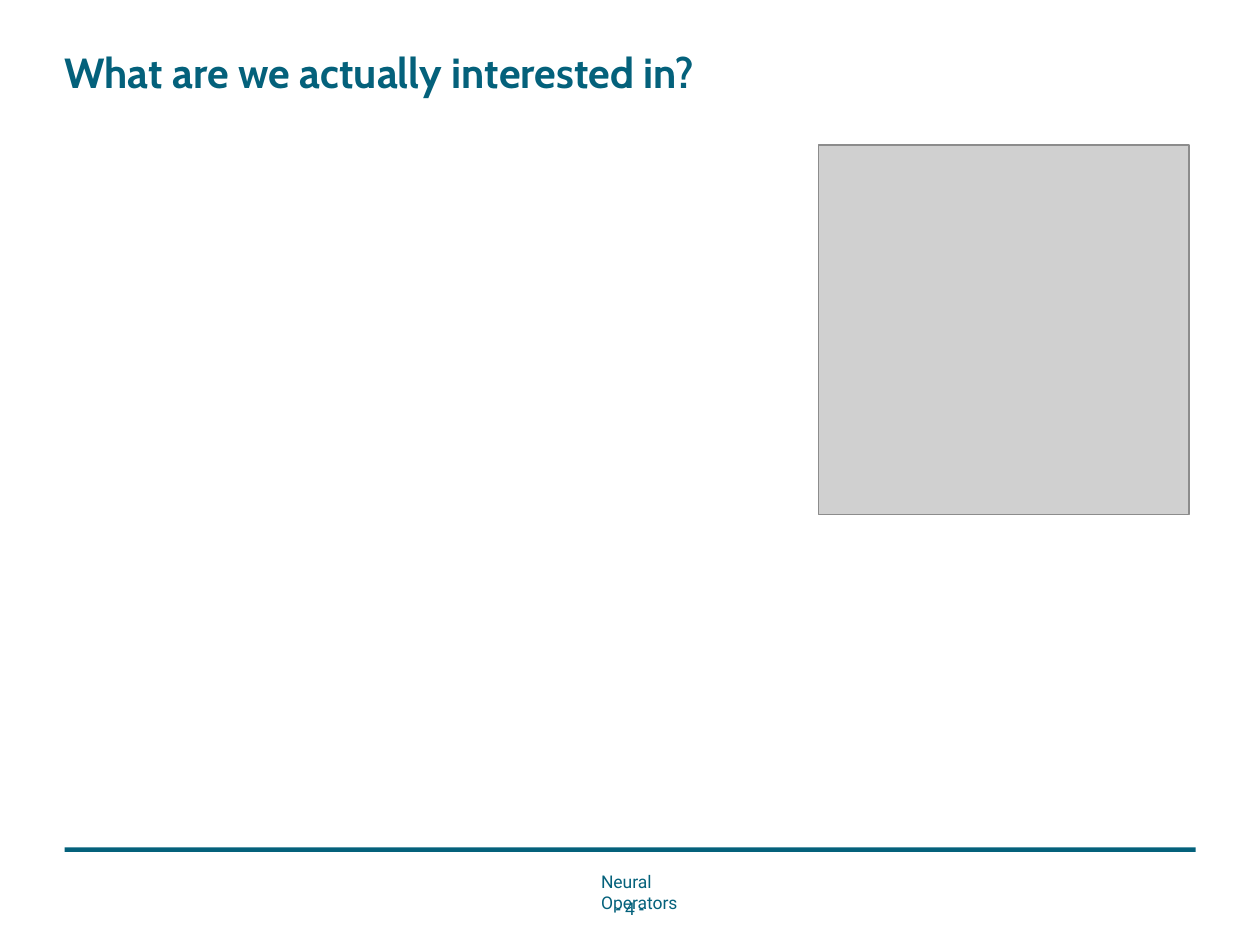
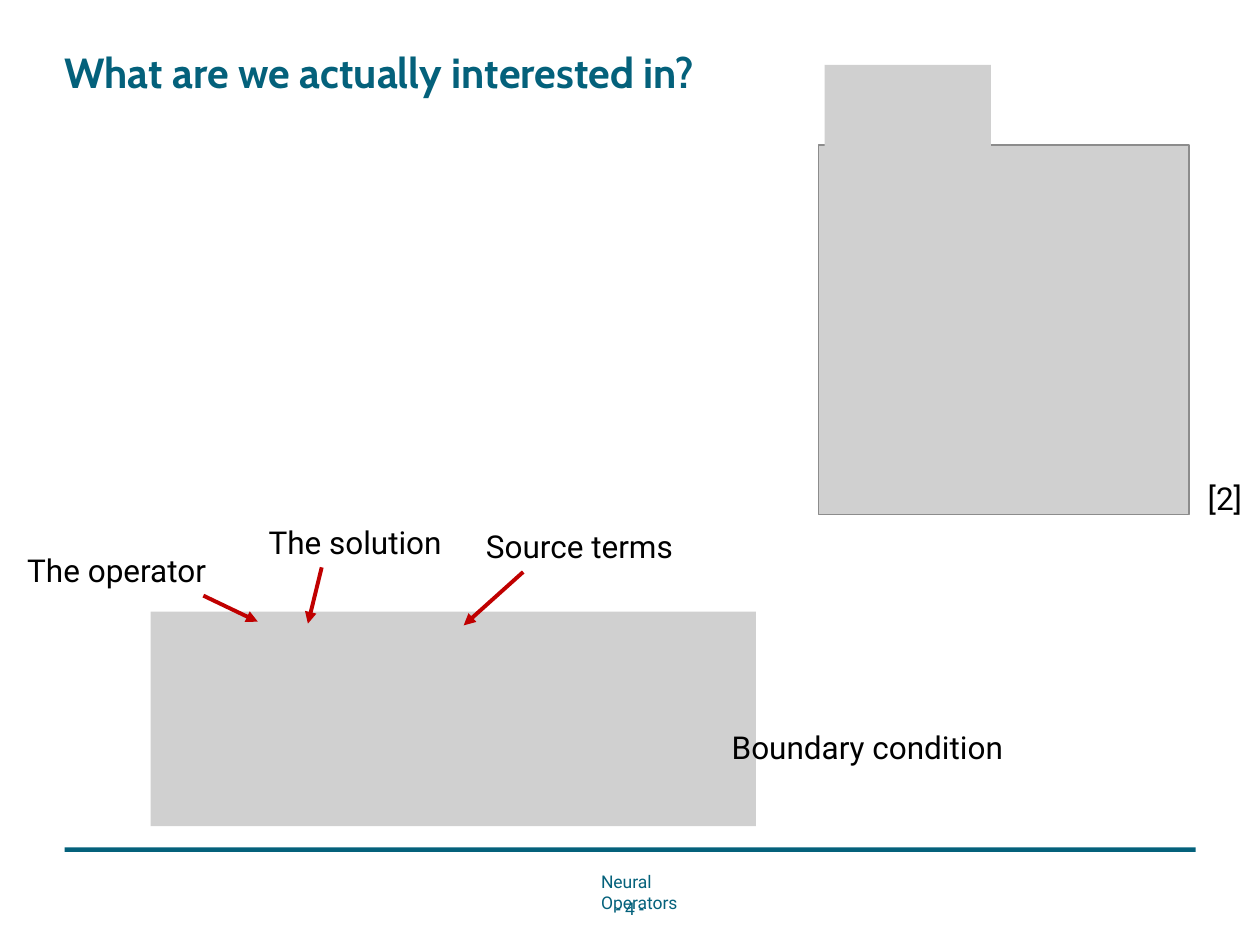
Before and after one commit to Nerrror/NeuralOperator, a slide deck: slide 4 of NeuralOperator.pptx. Drawn at 1260x945 pixels with LibreOffice and Linux fonts; fonts in the diff are those of the drawing; grey boxes stand for pictures; background and template pictures are left out. Boxes give left, top, right and bottom in pixels: in the first picture for what was removed or moved away, otherwise in the second. Text is boxed around its words. In the diff, an @@ line names an element or a change of style, - is before the commit and + after.

```diff
--- a/NeuralOperator.pptx
+++ b/NeuralOperator.pptx
@@ picture added at bbox=[825, 64, 992, 154] @@
@@ text added at bbox=[1208, 484, 1242, 515], 18 pt, text #000000 @@
+[2]
@@ text added at bbox=[269, 530, 441, 555], 18 pt, text #000000 @@
+The solution
@@ text added at bbox=[486, 535, 672, 559], 18 pt, text #000000 @@
+Source terms
@@ text added at bbox=[27, 558, 206, 589], 18 pt, text #000000 @@
+The operator
@@ arrow added from (321, 567) to (307, 624), #C00000 2.25 pt @@
@@ arrow added from (203, 596) to (258, 621), #C00000 2.25 pt @@
@@ arrow added from (523, 572) to (464, 625), #C00000 2.25 pt @@
@@ picture added at bbox=[150, 611, 755, 825] @@
@@ text added at bbox=[732, 730, 1003, 766], 18 pt, text #000000 @@
+Boundary condition
```
Also in this commit, not shown: 3 other slides changed, 1 slide added.
